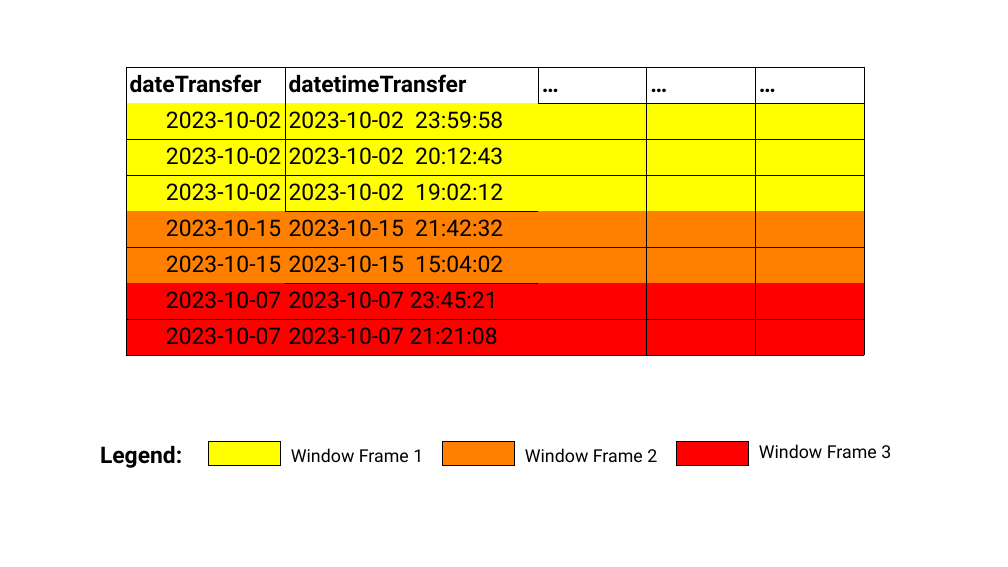
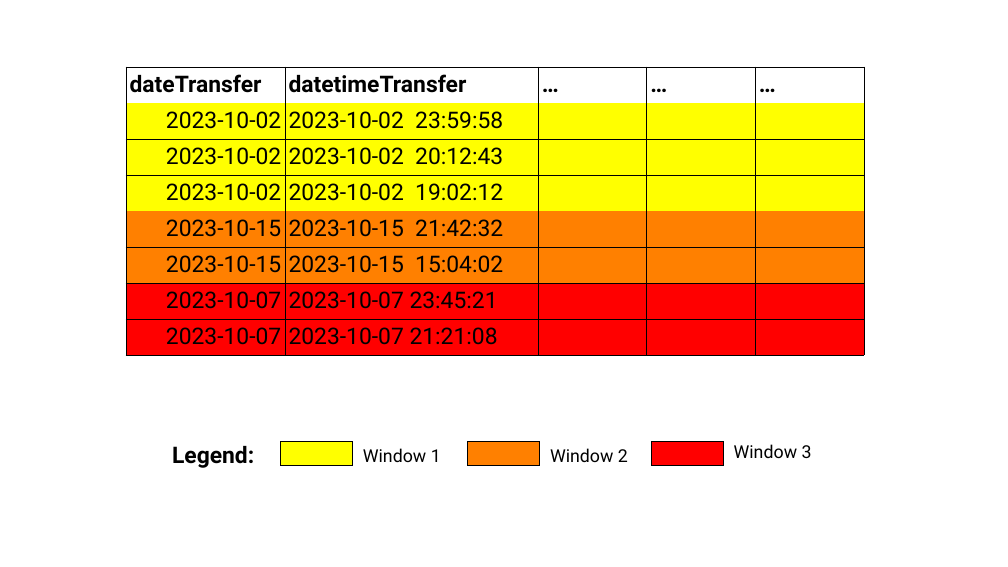
Before and after one commit to pedropark99/Introd-pyspark, a slide deck: slide 1 of Figures/PowerPoint/window-spec2.pptx. Drawn at 1008x567 pixels with LibreOffice and Linux fonts; fonts in the diff are those of the drawing. Boxes give left, top, right and bottom in pixels: in the first picture for what was removed or moved away, otherwise in the second. Text is boxed around its words. In the diff, an @@ line names an element or a change of style, - is before the commit and + after.

```diff
--- a/Figures/PowerPoint/window-spec2.pptx
+++ b/Figures/PowerPoint/window-spec2.pptx
@@ table at [126,67,865,355] @@
@@ borders changed @@
@@ text "Legend:": place and size @@
-text "Legend:" at [100,446,182,468]
+text "Legend:" at [172,446,254,468]
@@ rectangle: place and size @@
-rectangle at [209,442,281,466]
+rectangle at [281,442,353,466]
@@ text at [363,448,441,462]: text changed @@
-Window Frame 1
+Window 1
@@ rectangle: place and size @@
-rectangle at [443,442,515,466]
+rectangle at [468,442,541,466]
@@ text at [550,448,628,462]: text changed @@
-Window Frame 2
+Window 2
@@ rectangle: place and size @@
-rectangle at [677,442,749,466]
+rectangle at [652,442,724,466]
@@ text at [734,444,812,458]: text changed @@
-Window Frame 3
+Window 3
```
Also in this commit, not shown: 8 other files.
